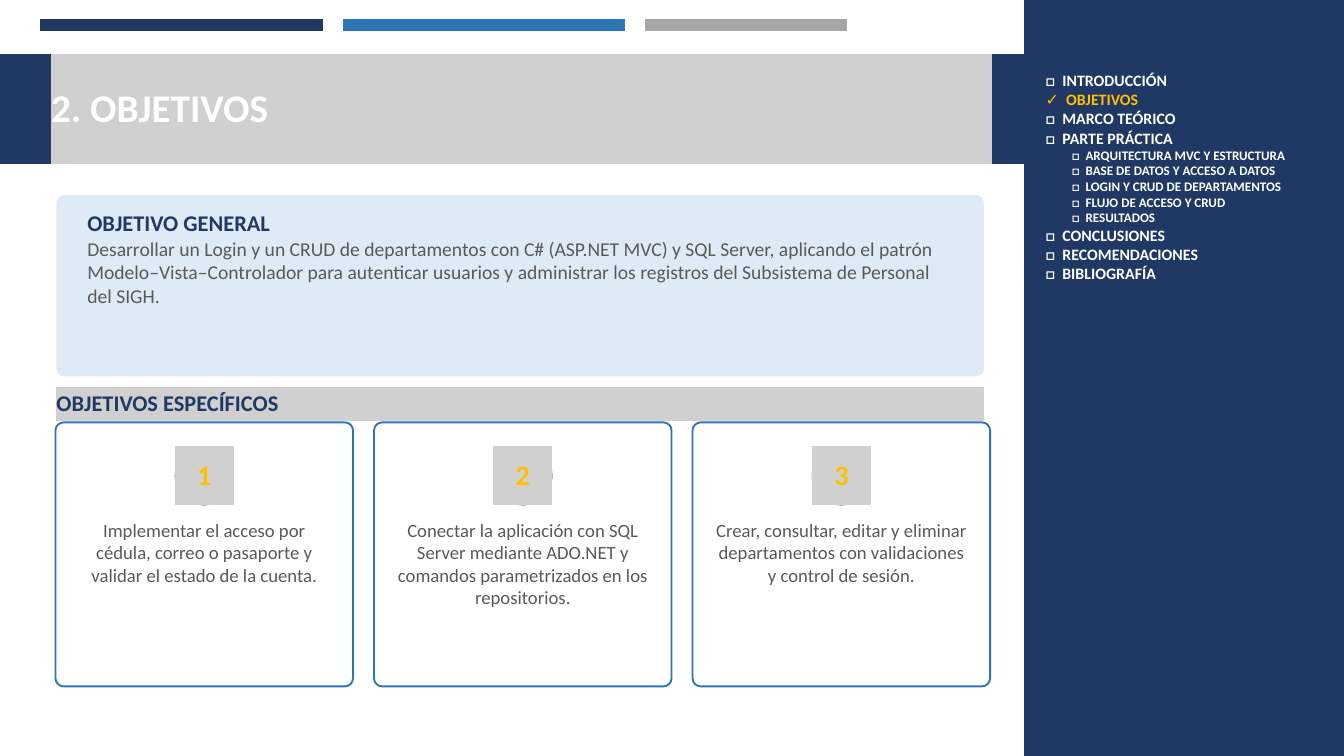
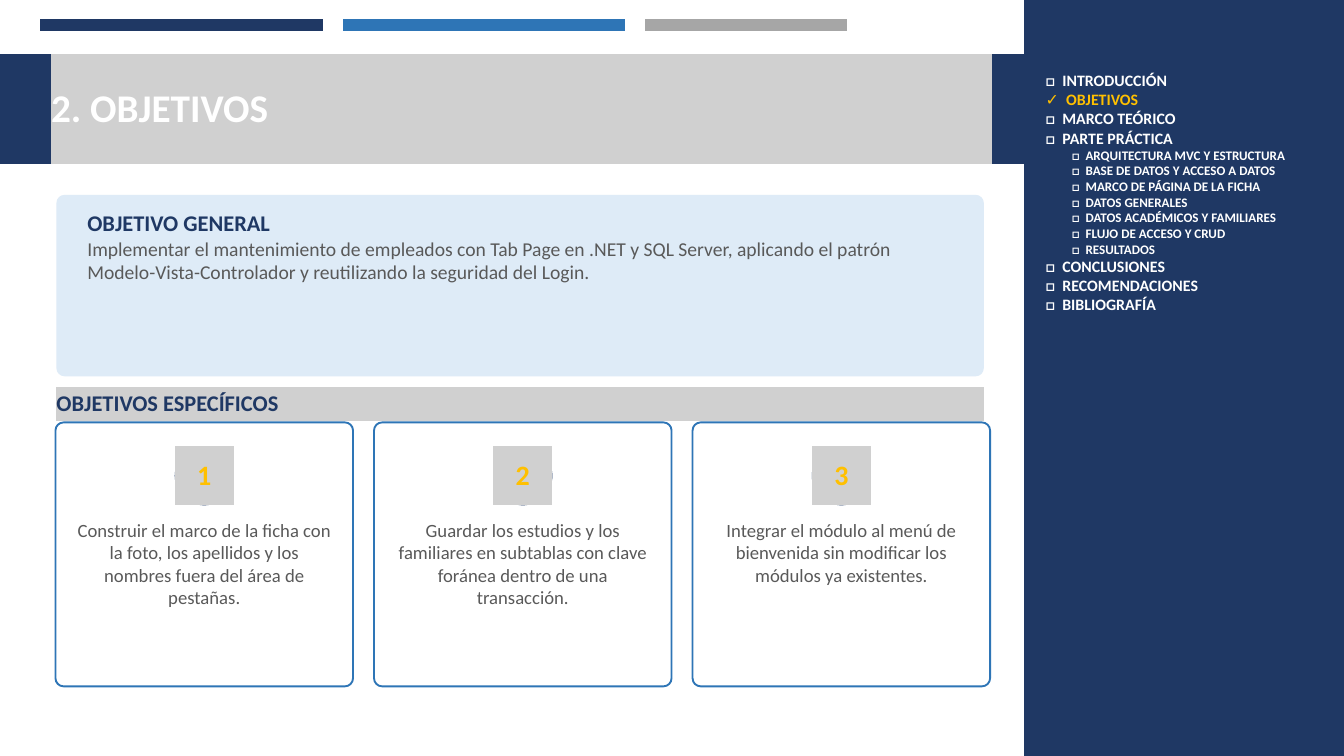
Before and after one commit to Josue-Chango/SIDH_GR02, a slide deck: slide 3 of DOTNET/TABPAGE/02. DOCUMENTACION/TABPAGE_DOTNET_SQL_GR02.pptx. Drawn at 1344x756 pixels with LibreOffice and Linux fonts; fonts in the diff are those of the drawing; grey boxes stand for pictures. Boxes give left, top, right and bottom in pixels: in the first picture for what was removed or moved away, otherwise in the second. Text is boxed around its words. In the diff, an @@ line names an element or a change of style, - is before the commit and + after.

```diff
--- a/DOTNET/TABPAGE/02. DOCUMENTACION/TABPAGE_DOTNET_SQL_GR02.pptx
+++ b/DOTNET/TABPAGE/02. DOCUMENTACION/TABPAGE_DOTNET_SQL_GR02.pptx
@@ text at (1086, 180, 1276, 222): text changed @@
-□ LOGIN Y CRUD DE DEPARTAMENTOS
+□ MARCO DE PÁGINA DE LA FICHA
+□ DATOS GENERALES
+□ DATOS ACADÉMICOS Y FAMILIARES
@@ text at (87, 242, 890, 283): text changed @@
-Desarrollar un Login y un CRUD de departamentos con C# (ASP.NET MVC) y SQL Server, aplicando el patrón Modelo–Vista–Controlador para autenticar usuarios y administrar los registros del Subsistema de Personal del SIGH.
+Implementar el mantenimiento de empleados con Tab Page en .NET y SQL Server, aplicando el patrón Modelo-Vista-Controlador y reutilizando la seguridad del Login.
@@ text at (78, 524, 330, 607): text changed @@
-Implementar el acceso por cédula, correo o pasaporte y validar el estado de la cuenta.
+Construir el marco de la ficha con la foto, los apellidos y los nombres fuera del área de pestañas.
@@ text at (399, 524, 646, 604): text changed @@
-Conectar la aplicación con SQL Server mediante ADO.NET y comandos parametrizados en los repositorios.
+Guardar los estudios y los familiares en subtablas con clave foránea dentro de una transacción.
@@ text at (726, 524, 956, 585): text changed @@
-Crear, consultar, editar y eliminar departamentos con validaciones y control de sesión.
+Integrar el módulo al menú de bienvenida sin modificar los módulos ya existentes.
```
Also in this commit, not shown: 9 other slides changed, 1 slide added.
